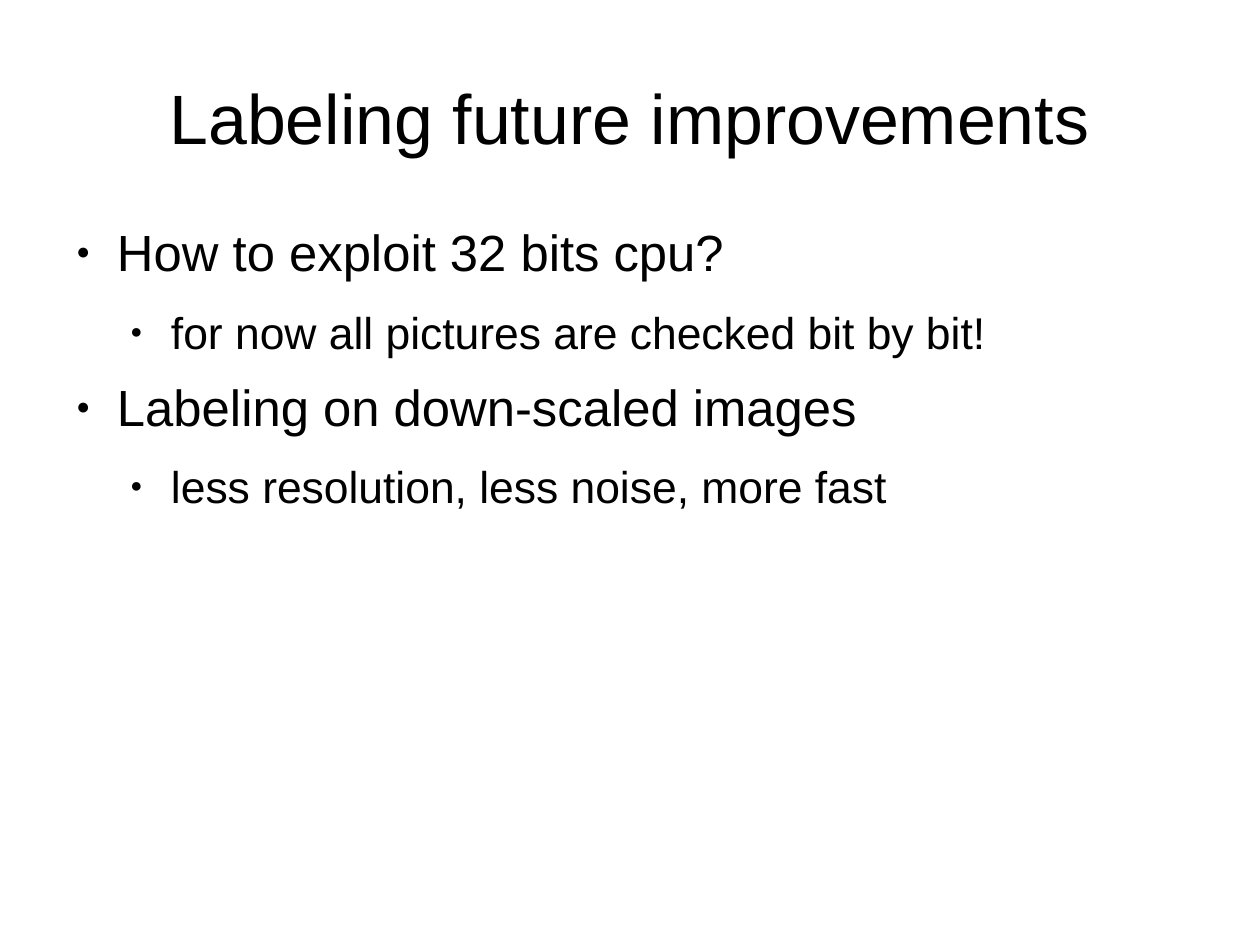
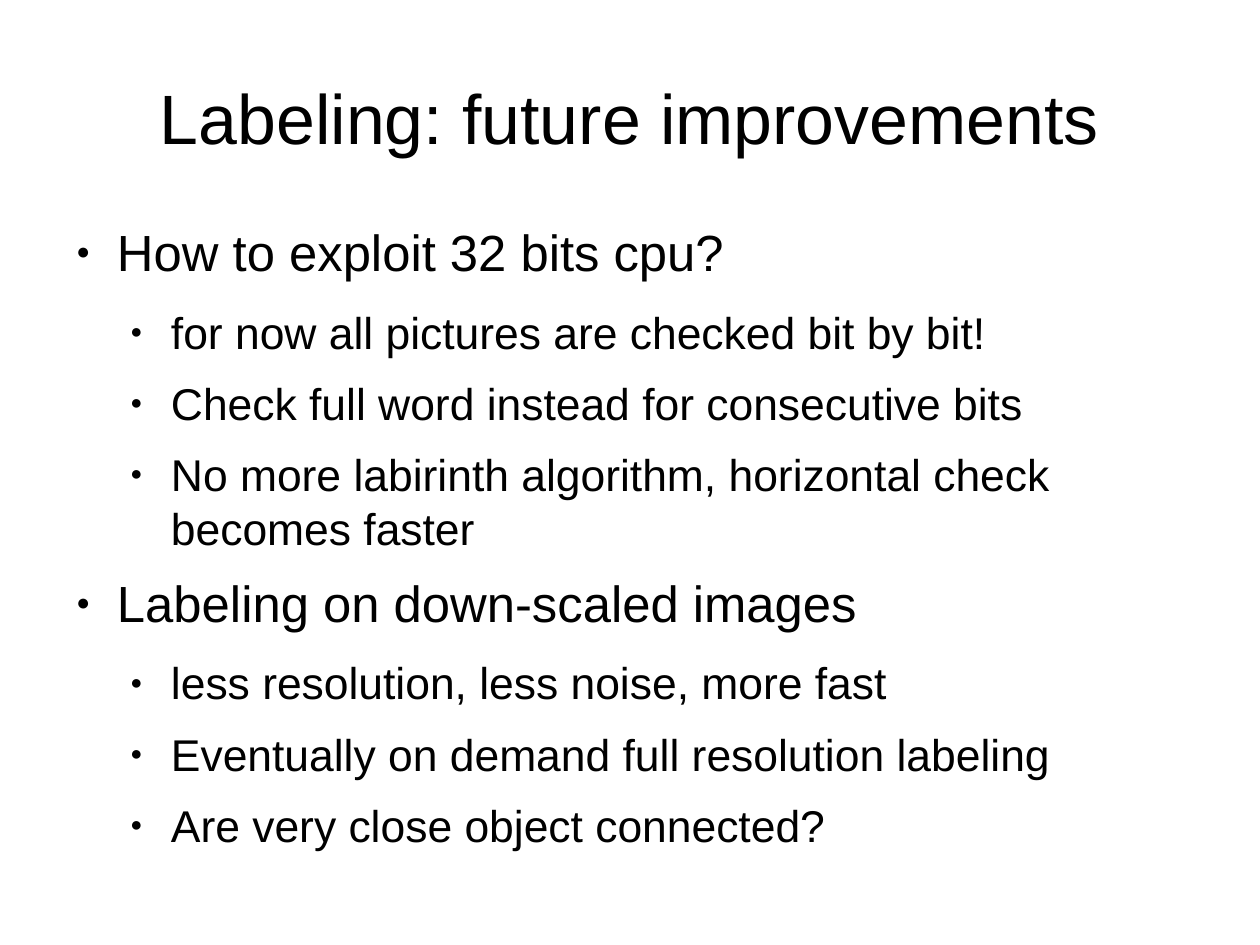
Before and after one commit to 0Chuzz/SNproject, a slide deck: slide 19 of slides.odp (slide 14 before the commit). Drawn at 1260x945 pixels with LibreOffice and Linux fonts; fonts in the diff are those of the drawing. Boxes give left, top, right and bottom in pixels: in the first picture for what was removed or moved away, otherwise in the second. Text is boxed around its words. In the diff, an @@ line names an element or a change of style, - is before the commit and + after.

Commit message:
more slides

```diff
--- a/slides.odp
+++ b/slides.odp
@@ title at bbox=[160, 93, 1098, 157]: text changed @@
-Labeling future improvements
+Labeling: future improvements
@@ text at bbox=[171, 387, 1049, 546]: paragraphs added @@
+  ● Check full word instead for consecutive bits
+  ● No more labirinth algorithm, horizontal check becomes faster
@@ text at bbox=[171, 738, 1050, 851]: paragraphs added @@
+  ● Eventually on demand full resolution labeling
+  ● Are very close object connected?
```
Also in this commit, not shown: 6 other slides changed, 6 slides added, 1 slide removed.
